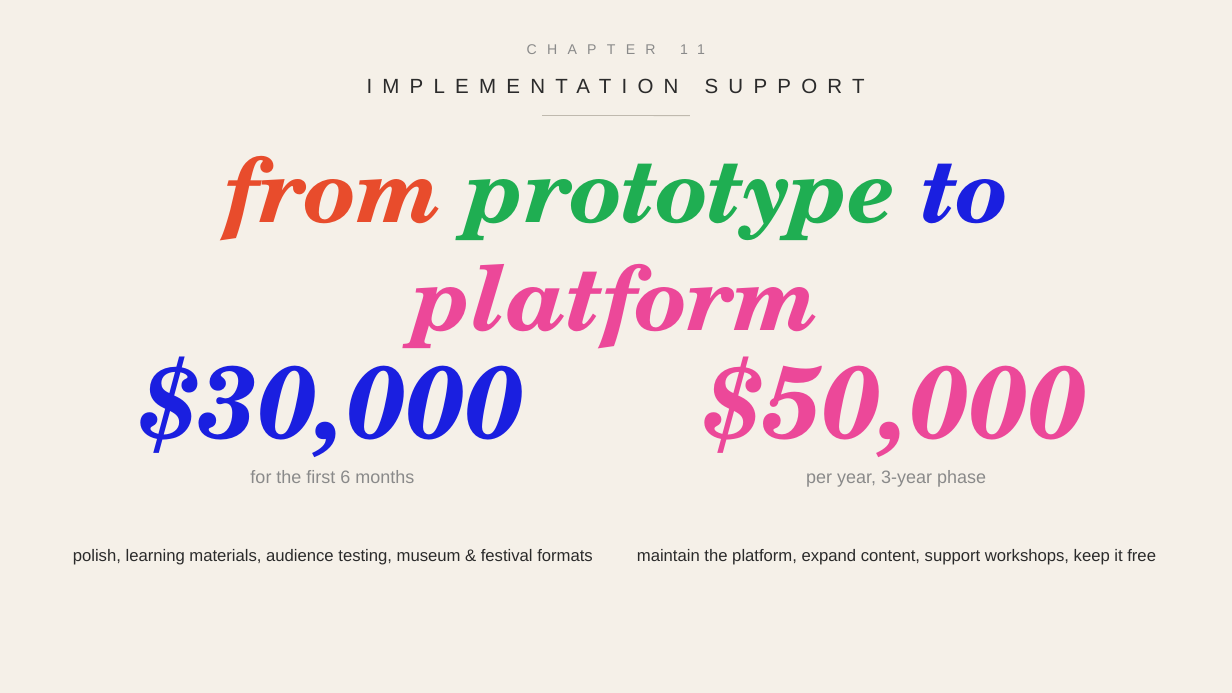
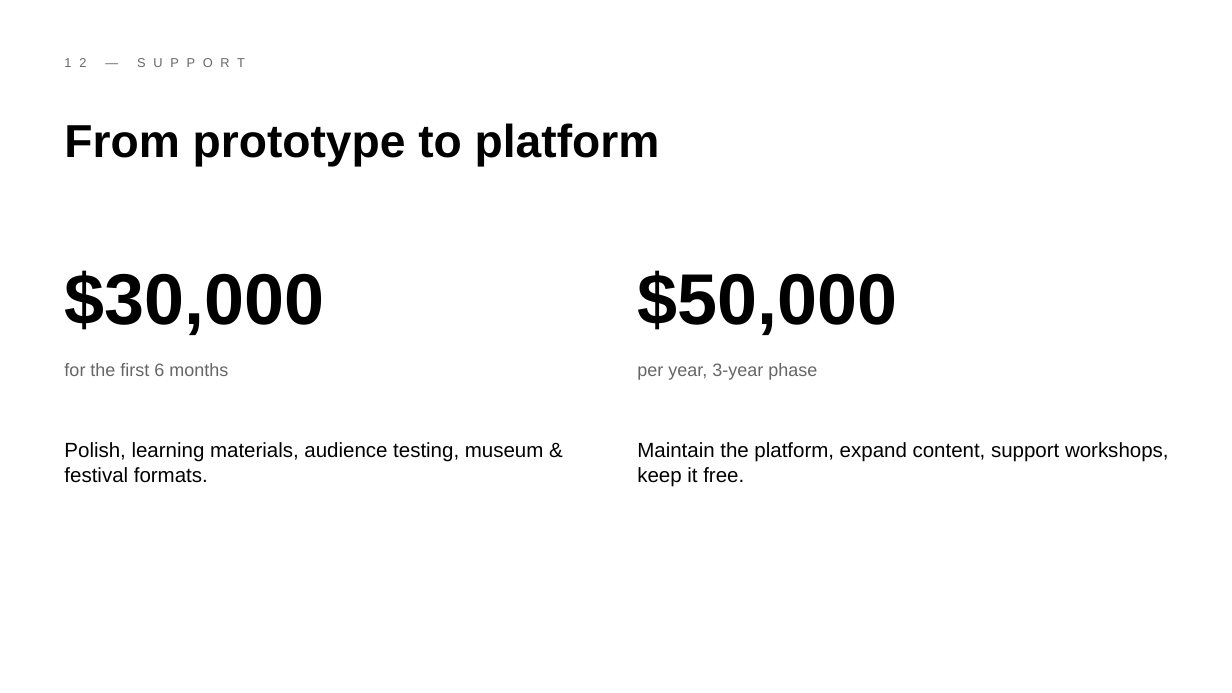
Before and after one commit to timateus/aral3d, a slide deck: slide 12 of public/aral3d-presentation.pptx. Drawn at 1232x693 pixels with LibreOffice and Linux fonts; fonts in the diff are those of the drawing. Boxes give left, top, right and bottom in pixels: in the first picture for what was removed or moved away, otherwise in the second. Text is boxed around its words. In the diff, an @@ line names an element or a change of style, - is before the commit and + after.

```diff
--- a/public/aral3d-presentation.pptx
+++ b/public/aral3d-presentation.pptx
@@ background #F5F0E8 to #FFFFFF @@
@@ text at (55, 46, 1177, 79): text changed; size 11 to 10 pt; text colour #8A8A8A to #666666 @@
-CHAPTER 11
+12 — SUPPORT
@@ text removed at (0, 65, 1232, 106) @@
-IMPLEMENTATION SUPPORT
@@ line removed from (543, 116) to (690, 116) @@
@@ text at (64, 123, 660, 166): text changed; size 70 to 36 pt; font TeX Gyre Schola to Arial; text colour #1FAE52 to #000000; italic off @@
-from prototype to platform
+From prototype to platform
@@ text "$30,000": place and size @@
-text "$30,000" at (141, 334, 524, 471)
+text "$30,000" at (64, 270, 324, 335)
@@ text "$30,000" at (64, 270, 324, 335): size 80 to 56 pt, font TeX Gyre Schola to Arial, text colour #1A1FE0 to #000000, italic off; alignment centre to left @@
@@ text "$50,000": place and size @@
-text "$50,000" at (705, 356, 1088, 471)
+text "$50,000" at (637, 270, 897, 335)
@@ text "$50,000" at (637, 270, 897, 335): size 80 to 56 pt, font TeX Gyre Schola to Arial, text colour #EC4899 to #000000, italic off; alignment centre to left @@
@@ text "for the first 6 months": place and size @@
-text "for the first 6 months" at (250, 470, 414, 483)
+text "for the first 6 months" at (64, 363, 228, 376)
@@ text "for the first 6 months" at (64, 363, 228, 376): text colour #8A8A8A to #666666; alignment centre to left @@
@@ text "per year, 3-year phase" at (637, 363, 817, 380): text colour #8A8A8A to #666666; alignment centre to left @@
@@ text "per year, 3-year phase": place and size @@
-text "per year, 3-year phase" at (806, 470, 986, 487)
+text "per year, 3-year phase" at (637, 363, 817, 380)
@@ text at (64, 442, 544, 483): text changed; size 13 to 16 pt; text colour #2B2B2B to #000000 @@
-polish, learning materials, audience testing, museum & festival formats
+Polish, learning materials, audience testing, museum & festival formats.
@@ text at (637, 442, 1169, 487): text changed; size 13 to 16 pt; text colour #2B2B2B to #000000 @@
-maintain the platform, expand content, support workshops, keep it free
+Maintain the platform, expand content, support workshops, keep it free.
```
Also in this commit, not shown: 16 other slides changed, 18 other files.
